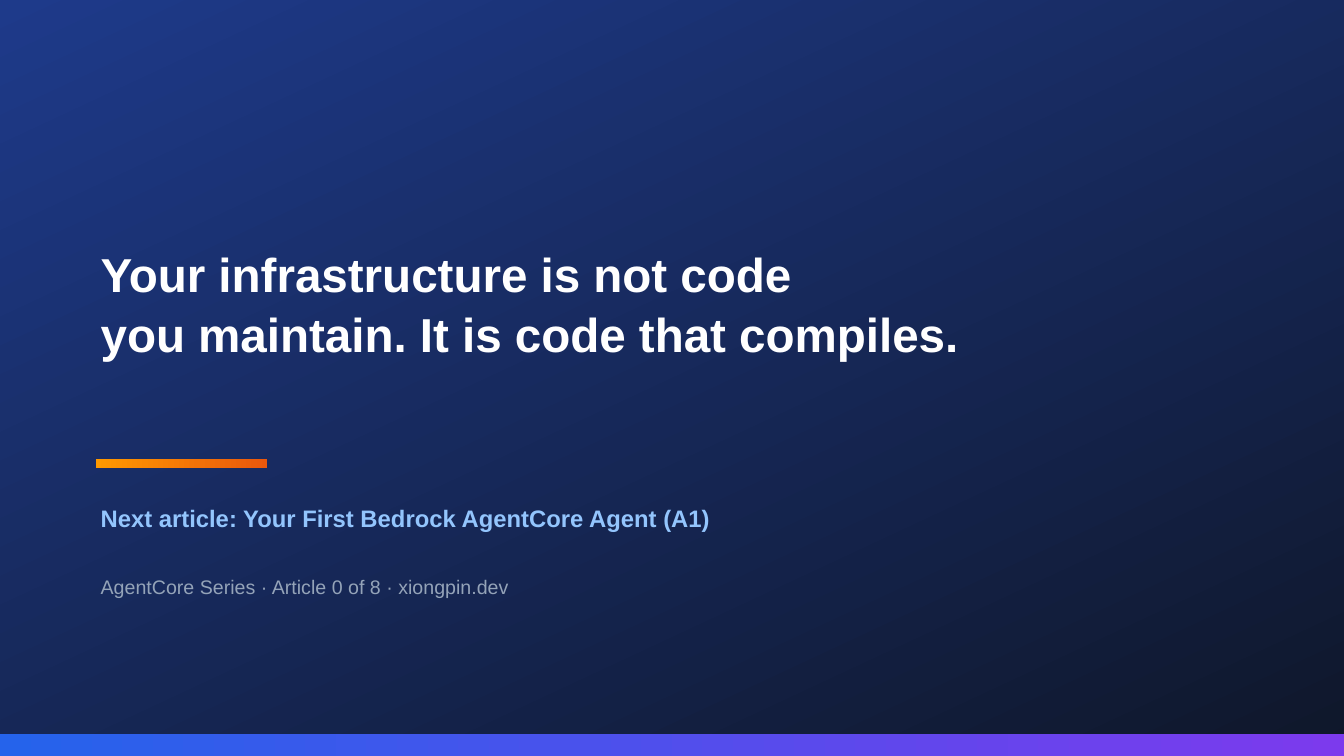
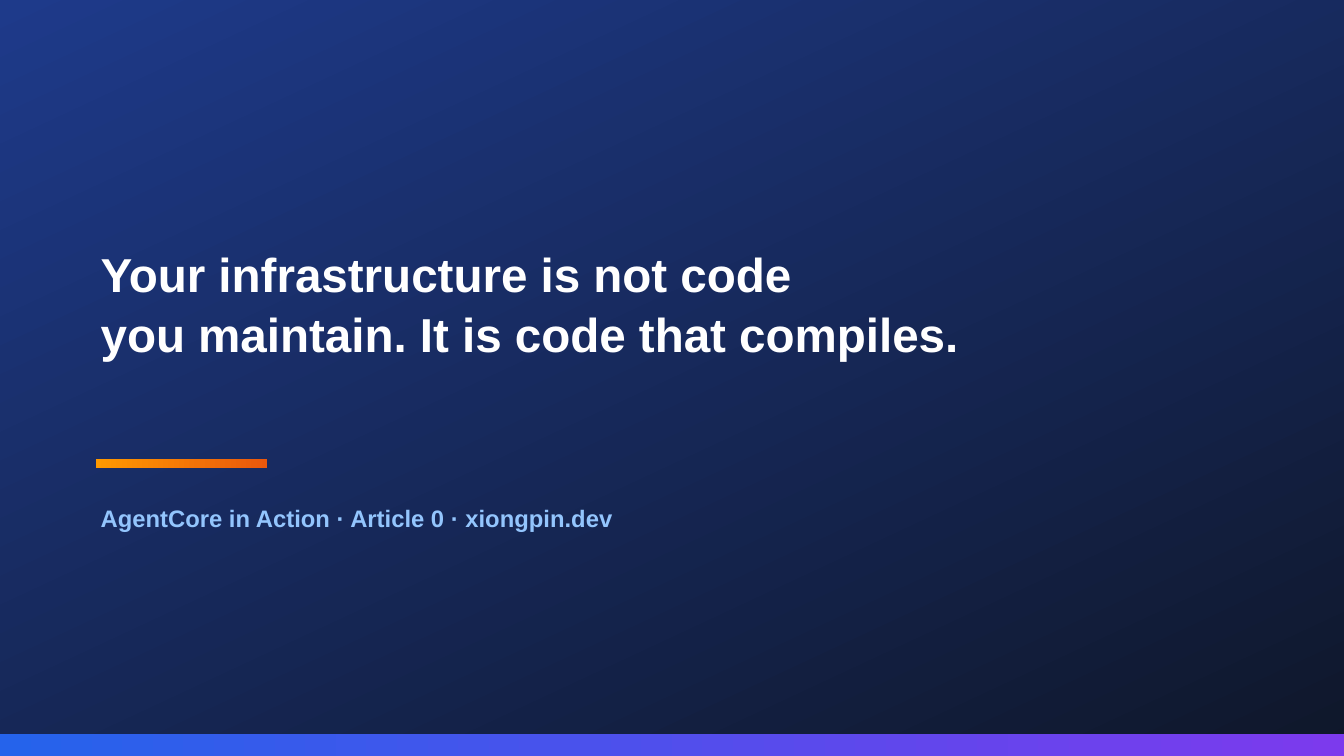
Before and after one commit to pinxiong/bedrock-agentcore-in-action, a slide deck: slide 22 of articles/decks/aws-agentcore-under-the-hood.pptx (slide 23 before the commit). Drawn at 1344x756 pixels with LibreOffice and Linux fonts; fonts in the diff are those of the drawing. Boxes give left, top, right and bottom in pixels: in the first picture for what was removed or moved away, otherwise in the second. Text is boxed around its words. In the diff, an @@ line names an element or a change of style, - is before the commit and + after.

Commit message:
a0 revision v2.1: clarify 'one surface two hosts', fix zh image paths, drop series roadmap
- zh article moved next to the en one (<slug>.zh.md) so both use the same
  relative image paths; ../images broke rendering in previewers
- explain 'One HTTP Surface, Two Hosts' in both articles: surface = the two
  routes your code implements, hosts = local Uvicorn vs managed microVM;
  agentcore invoke is a client, not a third interface; F5 figure shows the
  hosted /invocations URL
- articles now end at takeaways: removed the series-roadmap section (en/zh)
  and the roadmap slide (deck 23 -> 22); F7 figure deleted (8 -> 7 figures)
- PLAN.md: zh-path convention, structure table, figure spec updated

```diff
--- a/articles/decks/aws-agentcore-under-the-hood.pptx
+++ b/articles/decks/aws-agentcore-under-the-hood.pptx
@@ text at [101, 509, 612, 532]: text changed @@
-Next article: Your First Bedrock AgentCore Agent (A1)
+AgentCore in Action · Article 0 · xiongpin.dev
@@ text removed at [101, 580, 508, 598] @@
-AgentCore Series · Article 0 of 8 · xiongpin.dev
```
Also in this commit, not shown: 2 other slides changed, 1 slide removed, 9 other files.
